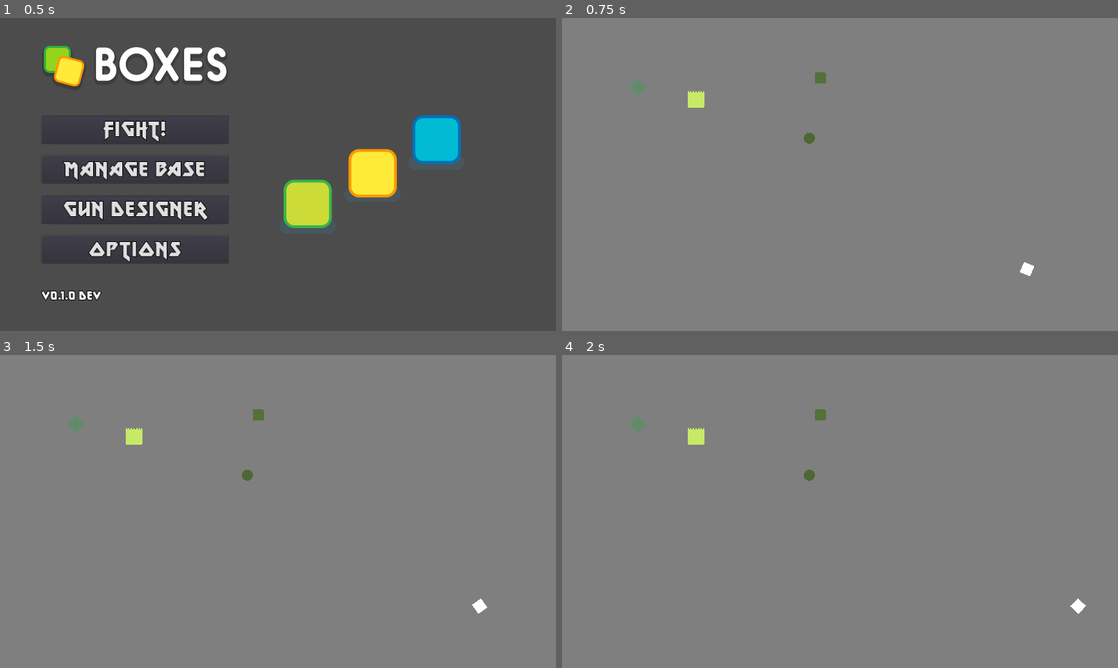
Above: before the commit, frames 1-4 (two rows, left to right).
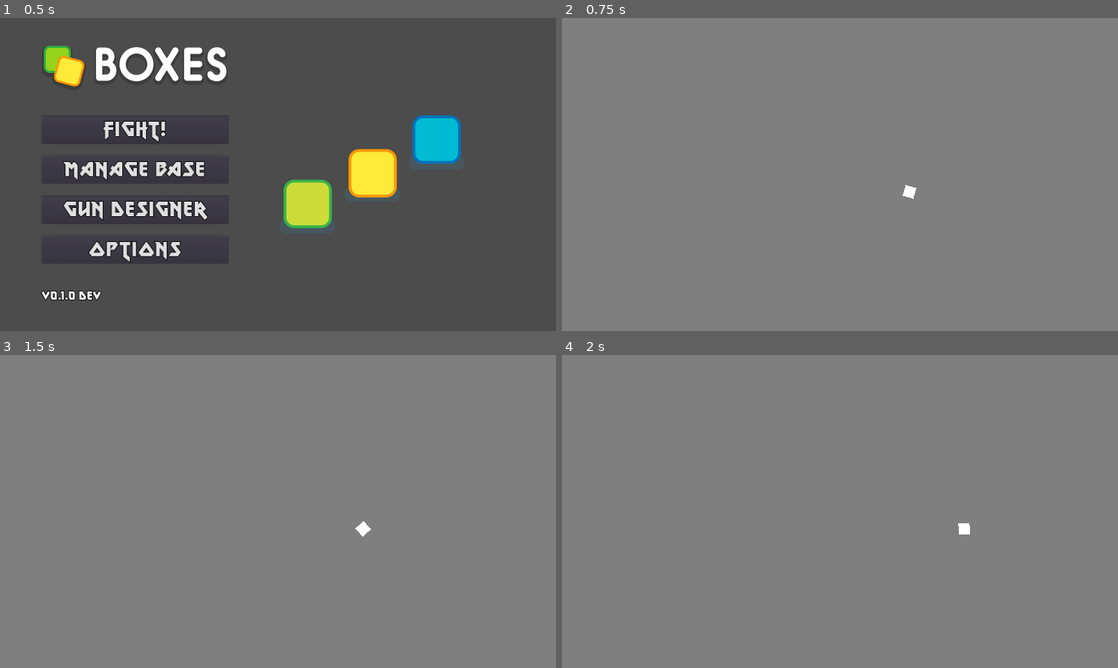
Above: after the commit, the same moments.

Repository: jpiechowka/zombie-shooter-prototype
Game: Godot game, scene res://scenes/menus/main_menu.tscn
Same seed, same stepped clock (60 frames per second), same inputs: the game is played once before the commit and once after it.
Inputs (mouse positions are in pixels of both pictures, inside the frame that each line leads up to):
- Up to frame 1 (0.5 s): no input
- Up to frame 2 (0.75 s): click "Fight!" at 0.5 s
- Up to frame 3 (1.5 s): tap Enter at 1.25 s; move the mouse to (400, 495) at 1.27 s; hold D (player_move_right) from 1.28 s (still down)
- Up to frame 4 (2 s): keep holding D (player_move_right)

Frame 1 is identical in both runs. In frame 2, 0.5% of the frame differs, in the area x 12-85%, y 17-83%; in frame 3, 0.5%, in the area x 12-88%, y 17-83%; in frame 4, 0.5%.

Commit message:
Add spawning enmies in fight mode

Diff:
--- a/scenes/game_modes/fight_mode_mockup.tscn
+++ b/scenes/game_modes/fight_mode_mockup.tscn
@@ -7,8 +7,17 @@
 [ext_resource path="res://scenes/enemies/enemy_light.tscn" type="PackedScene" id=5]
 [ext_resource path="res://scenes/enemies/enemy_medium.tscn" type="PackedScene" id=6]
 
+[sub_resource type="Curve2D" id=1]
+_data = {
+"points": PoolVector2Array( 0, 0, 0, 0, 0, 0, 0, 0, 0, 0, 1600, 0, 0, 0, 0, 0, 1600, 896, 0, 0, 0, 0, 0, 896, 0, 0, 0, 0, 0, 0 )
+}
+
 [node name="FightModeMockup" type="Node"]
 script = ExtResource( 1 )
+enemy_light_scn = ExtResource( 5 )
+enemy_medium_scn = ExtResource( 6 )
+enemy_heavy_scn = ExtResource( 4 )
+enemy_boss_scn = ExtResource( 3 )
 
 [node name="BGGround" type="ColorRect" parent="."]
 anchor_right = 1.0
@@ -19,16 +28,23 @@
 }
 
 [node name="Player" parent="." instance=ExtResource( 2 )]
-position = Vector2( 1338.37, 722.165 )
 
-[node name="EnemyBoss" parent="." instance=ExtResource( 3 )]
-position = Vector2( 385.769, 234.932 )
+[node name="PlayerStartingPos" type="Position2D" parent="."]
+position = Vector2( 1000, 500 )
 
-[node name="EnemyHeavy" parent="." instance=ExtResource( 4 )]
-position = Vector2( 218, 199 )
+[node name="StartTimer" type="Timer" parent="."]
+wait_time = 2.0
+one_shot = true
 
-[node name="EnemyLight" parent="." instance=ExtResource( 5 )]
-position = Vector2( 711.828, 345.669 )
+[node name="ScoreTimer" type="Timer" parent="."]
 
-[node name="EnemyMedium" parent="." instance=ExtResource( 6 )]
-position = Vector2( 743.01, 172.834 )
+[node name="EnemyTimer" type="Timer" parent="."]
+wait_time = 3.0
+
+[node name="EnemyPath" type="Path2D" parent="."]
+curve = SubResource( 1 )
+
+[node name="EnemySpawnLocation" type="PathFollow2D" parent="EnemyPath"]
+[connection signal="timeout" from="StartTimer" to="." method="_on_StartTimer_timeout"]
+[connection signal="timeout" from="ScoreTimer" to="." method="_on_ScoreTimer_timeout"]
+[connection signal="timeout" from="EnemyTimer" to="." method="_on_EnemyTimer_timeout"]
--- a/scripts/enemies/enemy_light.gd
+++ b/scripts/enemies/enemy_light.gd
@@ -5,6 +5,26 @@
 export var enemy_light_speed_max: int = 200
 export var enemy_light_hp: float = 100.0
 
+var enemy_speed: int
+
+var player: Object
+
 
 func _ready():
-	pass
+	# TODO: fix
+	enemy_speed = randi() % enemy_light_speed_max + enemy_light_speed_min
+	print_debug("Light enemy speed: ", enemy_speed)
+
+	player = get_parent().get_node("Player")
+
+
+func _physics_process(delta):
+	# Check if player is not freed
+	if is_instance_valid(player):
+		var player_global_pos = player.global_position
+		var velocity = global_position.direction_to(player_global_pos)
+
+		# move_and_collide() will not apply delta automatically. Multiply vector by delta
+		move_and_collide(velocity * enemy_speed * delta)
+
+		look_at(player_global_pos)
--- a/scripts/game_modes/fight_mode_mockup.gd
+++ b/scripts/game_modes/fight_mode_mockup.gd
@@ -1,11 +1,46 @@
 extends Node
 
 
-# Called when the node enters the scene tree for the first time.
-func _ready():
-	pass # Replace with function body.
+export (PackedScene) var enemy_light_scn
+export (PackedScene) var enemy_medium_scn
+export (PackedScene) var enemy_heavy_scn
+export (PackedScene) var enemy_boss_scn
 
 
-# Called every frame. 'delta' is the elapsed time since the previous frame.
-#func _process(delta):
-#	pass
+# TODO: rename to gold maybe?
+var score = 0
+
+
+func _ready():
+	randomize()  # Seed the RNG
+	new_game()
+
+
+func new_game():
+	score = 0
+	$Player.start($PlayerStartingPos.position)
+	$StartTimer.start()
+
+
+func game_over():
+	$ScoreTimer.stop()
+	$EnemyTimer.stop()
+
+
+func _on_StartTimer_timeout():
+	$ScoreTimer.start()
+	$EnemyTimer.start()
+
+
+func _on_EnemyTimer_timeout():
+	print_debug("Spawning enemies")
+	$EnemyPath/EnemySpawnLocation.offset = randi()
+
+	# TODO: spawn random enemies of different types. Also with every timeout add more enemies
+	var enemy_light = enemy_light_scn.instance()
+	add_child(enemy_light)
+	enemy_light.position = $EnemyPath/EnemySpawnLocation.position
+
+
+func _on_ScoreTimer_timeout():
+	score += 1
--- a/scripts/player/player.gd
+++ b/scripts/player/player.gd
@@ -1,17 +1,16 @@
 extends KinematicBody2D
 
 
-export var player_speed: int = 210
-export var player_hp: float = 100.0
+export var player_speed: int = 225
 
 
 func _ready():
-	pass
+	hide()
 
 
 func _physics_process(delta):
 	# Player movement
-	var player_motion = Vector2()
+	var player_motion: Vector2 = Vector2()
 	if Input.is_action_pressed("player_move_up"):
 		player_motion.y -= 1
 	if Input.is_action_pressed("player_move_down"):
@@ -21,5 +20,12 @@
 	if Input.is_action_pressed("player_move_left"):
 		player_motion.x -= 1
 
+	# move_and_slide() will apply delta automatically. Do not multiply vector by delta
 	player_motion = move_and_slide(player_motion.normalized() * player_speed)
+
 	look_at(get_global_mouse_position())
+
+
+func start(pos: Vector2):
+	position = pos
+	show()
Not shown: 1 places in scenes/game_modes/fight_mode_mockup.tscn that only renumber resources
